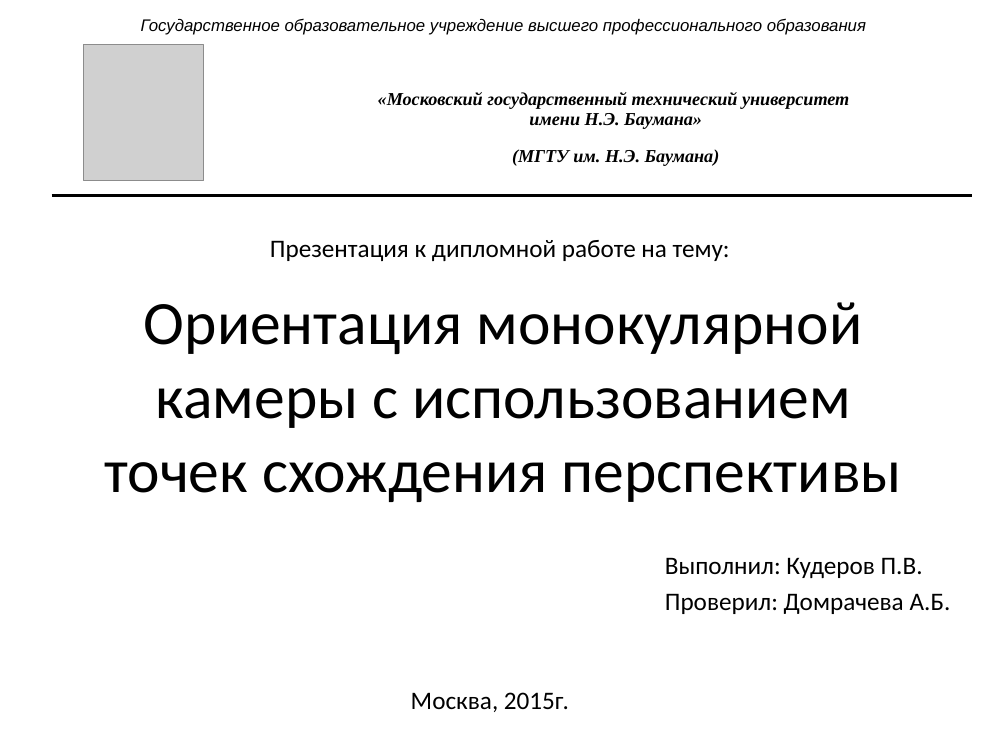
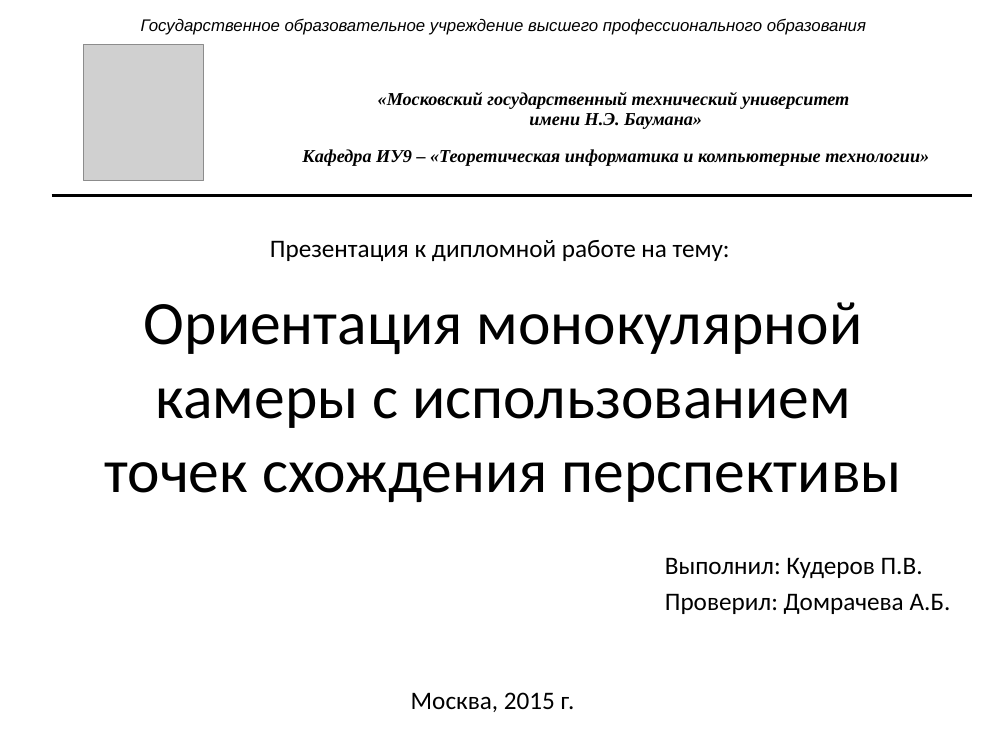
Before and after one commit to pkuderov/gyrocam, a slide deck: slide 1 of presentation.pptx. Drawn at 1008x756 pixels with LibreOffice and Linux fonts; fonts in the diff are those of the drawing; grey boxes stand for pictures. Boxes give left, top, right and bottom in pixels: in the first picture for what was removed or moved away, otherwise in the second. Text is boxed around its words. In the diff, an @@ line names an element or a change of style, - is before the commit and + after.

Commit message:
+ tuesday evening

```diff
--- a/presentation.pptx
+++ b/presentation.pptx
@@ table at <box>51,60,973,196</box> @@
-row 1, column 2: «Московский государственный технический университет имени Н.Э. Баумана» / (МГТУ им. Н.Э. Баумана)
+row 1, column 2: «Московский государственный технический университет имени Н.Э. Баумана» / Кафедра ИУ9 – «Теоретическая информатика и компьютерные технологии»
@@ text at <box>411,692,575,712</box>: spaces changed @@
-Москва, 2015г.
+Москва, 2015 г.
```
